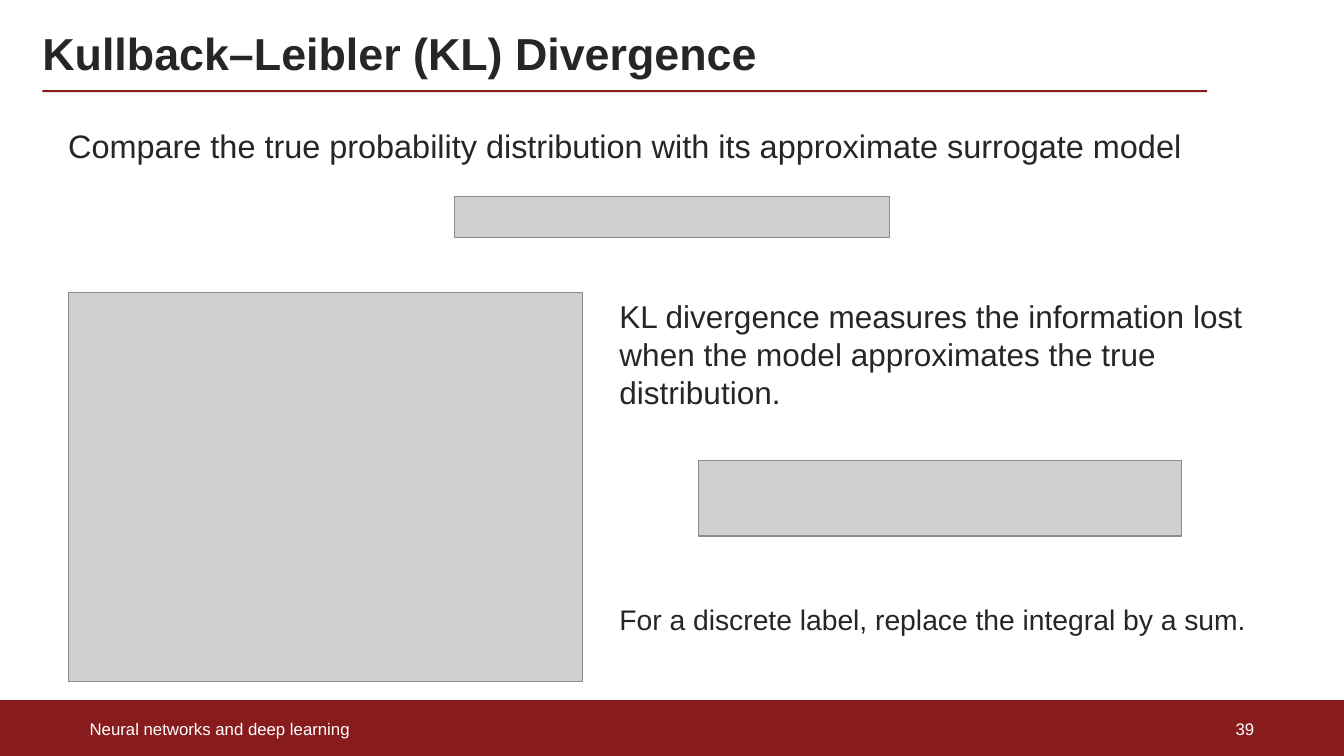
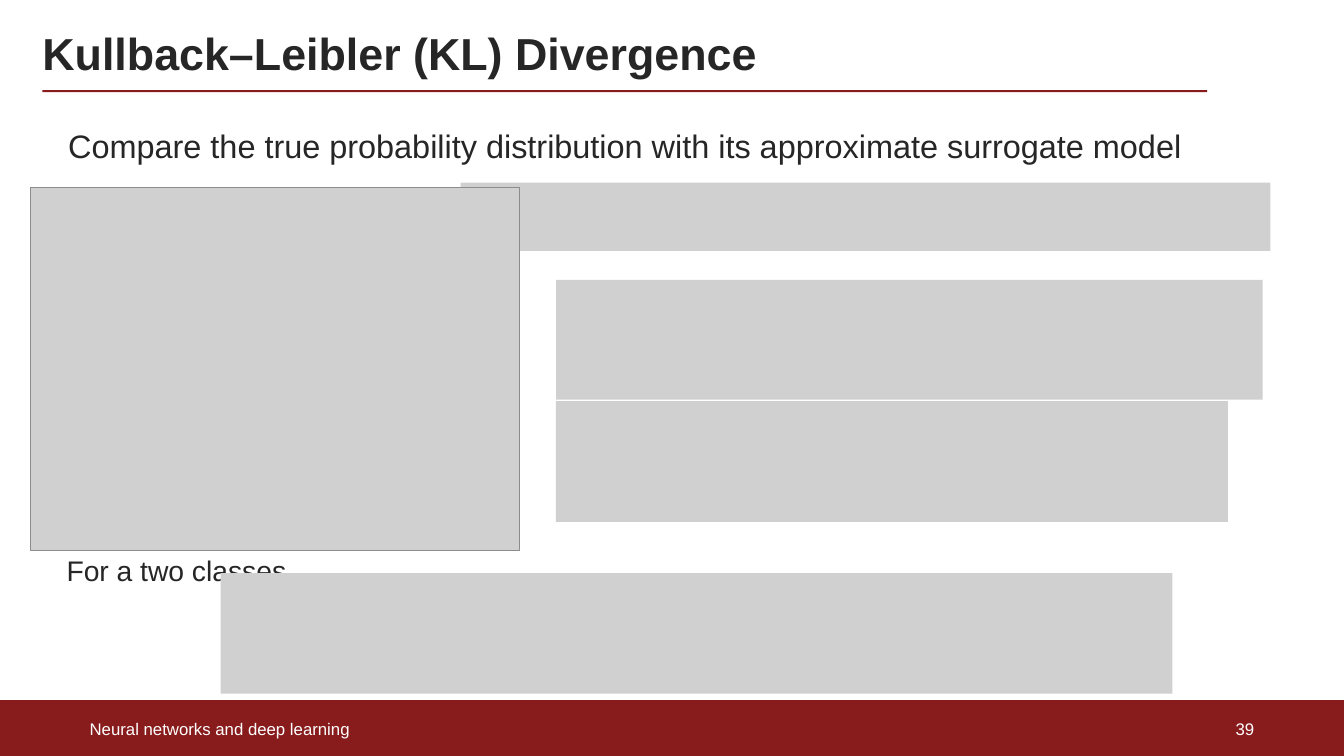
Before and after one commit to rafaellopesdesa/ML_Mandi, a slide deck: slide 39 of lectures/Lecture1_Neural_Networks.pptx. Drawn at 1344x756 pixels with LibreOffice and Linux fonts; fonts in the diff are those of the drawing; grey boxes stand for pictures. Boxes give left, top, right and bottom in pixels: in the first picture for what was removed or moved away, otherwise in the second. Text is boxed around its words. In the diff, an @@ line names an element or a change of style, - is before the commit and + after.

Commit message:
Replace Lecture 1 slides with updated presentation

```diff
--- a/lectures/Lecture1_Neural_Networks.pptx
+++ b/lectures/Lecture1_Neural_Networks.pptx
@@ picture: place and size @@
-picture at (69,293,583,682)
+picture at (31,188,519,551)
@@ picture removed at (455,197,890,238) @@
@@ picture added at (461,182,1270,251) @@
@@ picture added at (557,280,1263,400) @@
@@ text removed at (619,305,1242,405) @@
-KL divergence measures the information lost when the model approximates the true distribution.
@@ picture added at (557,401,1229,522) @@
@@ picture removed at (699,461,1182,536) @@
@@ text at (67,559,286,587): text changed @@
-For a discrete label, replace the integral by a sum.
+For a two classes
@@ picture added at (221,574,1173,695) @@
```
Also in this commit, not shown: 4 other slides changed, 6 slides removed.
